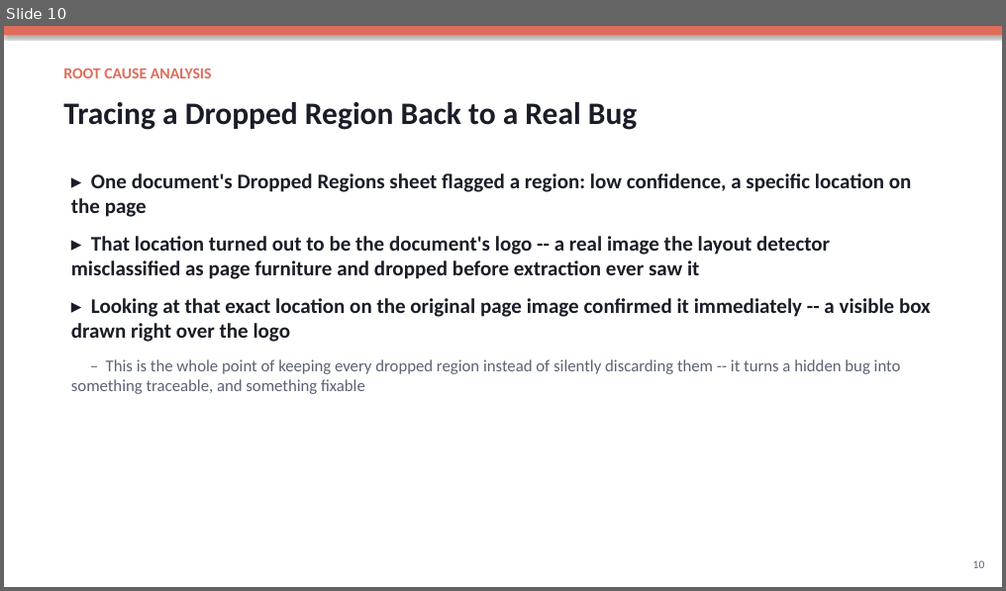
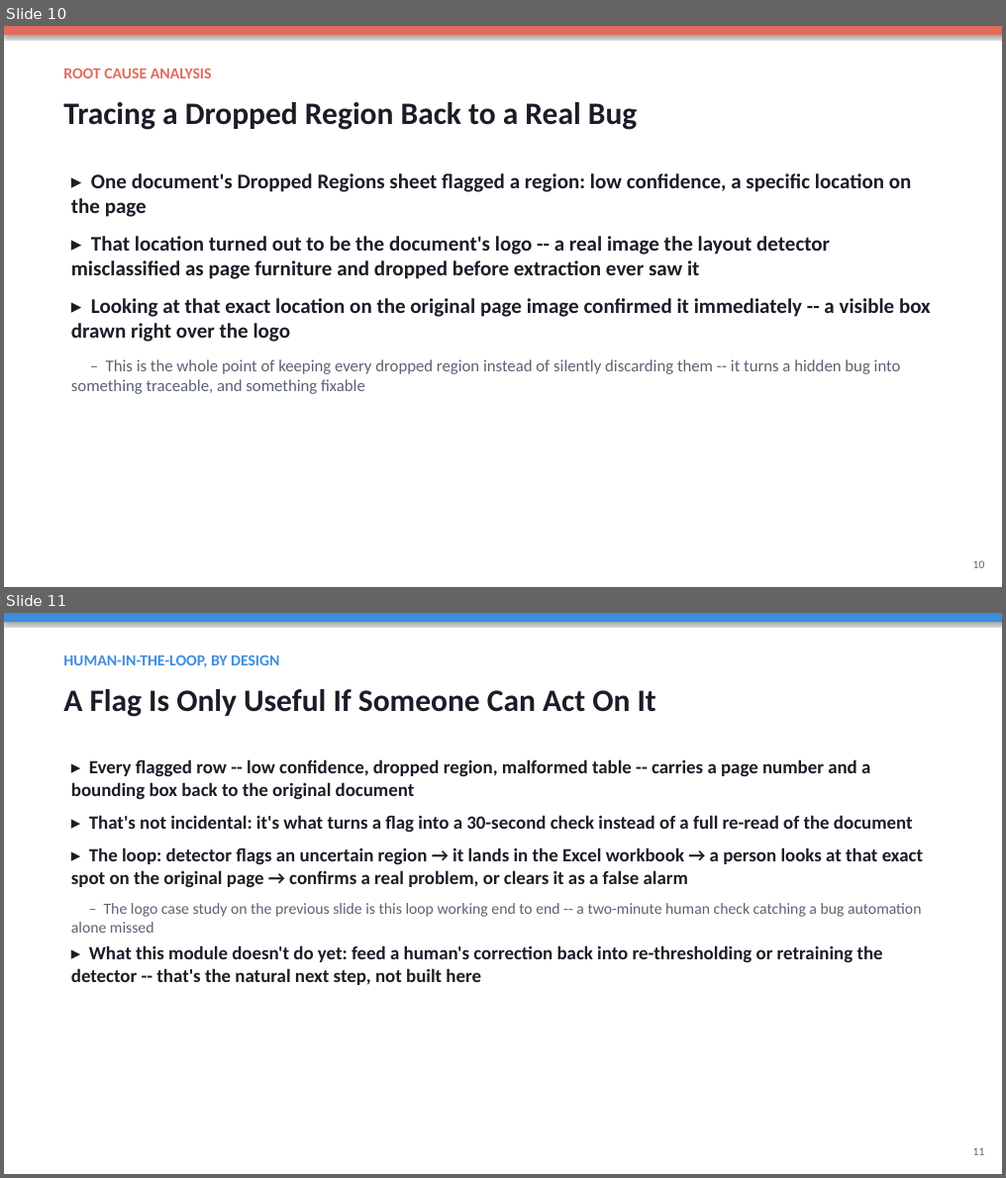
Before and after one commit to HITTESH2003/TRAINING, a slide deck: 2. ANALYSIS/Analysis_Module_Overview.pptx. Shown one above the other, each under a label of ours: slide 10 before the commit, slides 10 and 11 after it. The pictures are 1006x591 and 1006x1178 pixels, drawn with LibreOffice and Linux fonts; fonts in the diff are those of the drawing. Boxes give left, top, right and bottom in pixels: in the first picture for what was removed or moved away, otherwise in the second. Text is boxed around its words. In the diff, an @@ line names an element or a change of style, - is before the commit and + after.

```diff
--- a/2. ANALYSIS/Analysis_Module_Overview.pptx
+++ b/2. ANALYSIS/Analysis_Module_Overview.pptx
@@ slide 11 added at (x1=4, y1=613, x2=1002, y2=1174), background #FFFFFF @@
@@ rectangle added at (x1=4, y1=613, x2=1002, y2=622), fill #3E8EDE @@
@@ text added at (x1=63, y1=655, x2=279, y2=667), 15 pt, text #3E8EDE, bold @@
+HUMAN-IN-THE-LOOP, BY DESIGN
@@ text added at (x1=63, y1=689, x2=656, y2=717), 30 pt, text #1A1D27, bold @@
+A Flag Is Only Useful If Someone Can Act On It
@@ text added at (x1=71, y1=760, x2=923, y2=985), 18 pt, text #1A1D27, bold @@
+▸ Every flagged row -- low confidence, dropped region, malformed table -- carries a page number and a bounding box back to the original document
+▸ That's not incidental: it's what turns a flag into a 30-second check instead of a full re-read of the document
+▸ The loop: detector flags an uncertain region → it lands in the Excel workbook → a person looks at that exact spot on the original page → confirms a real problem, or clears it as a false alarm
+– The logo case study on the previous slide is this loop working end to end -- a two-minute human check catching a bug automation alone missed
+▸ What this module doesn't do yet: feed a human's correction back into re-thresholding or retraining the detector -- that's the natural next step, not built here
@@ text added at (x1=973, y1=1148, x2=985, y2=1156), 11 pt, text #5B6374 @@
+11
```
Also in this commit, not shown: 4 slides changed, 1 other slide added, 2 other files.
